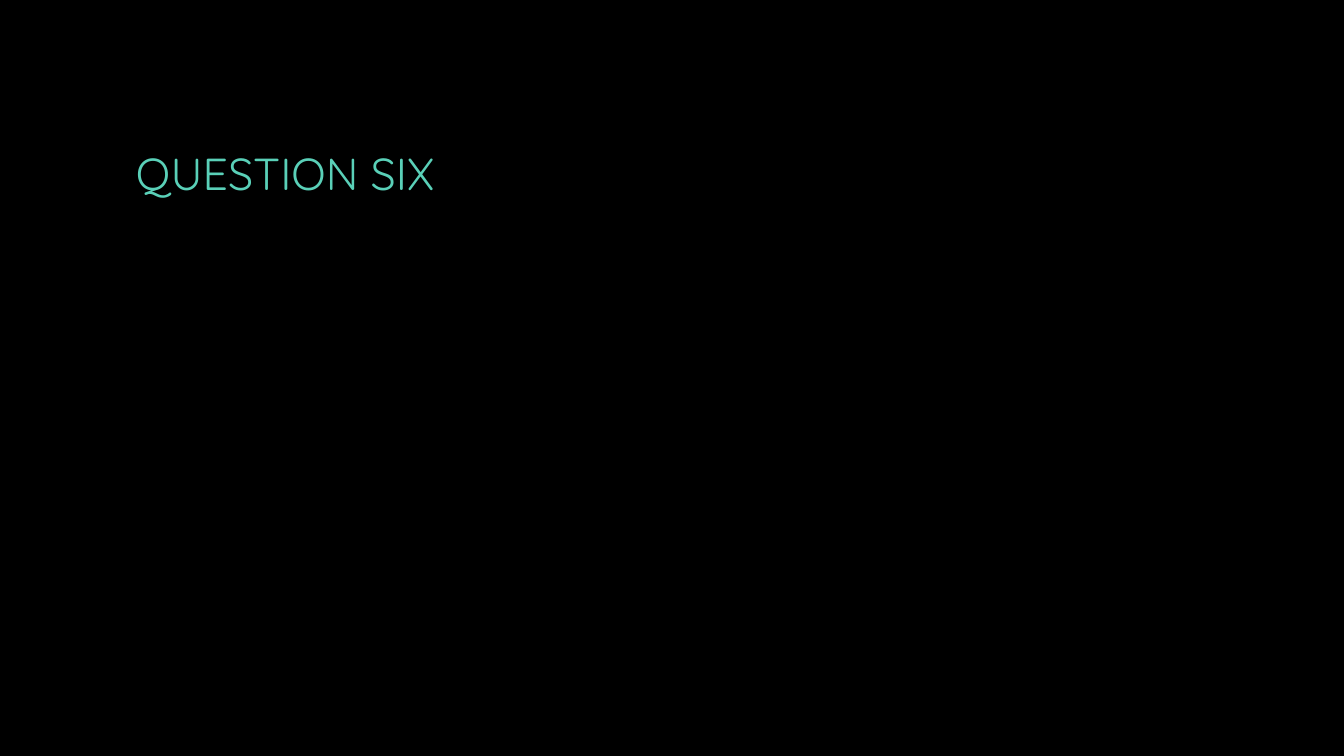
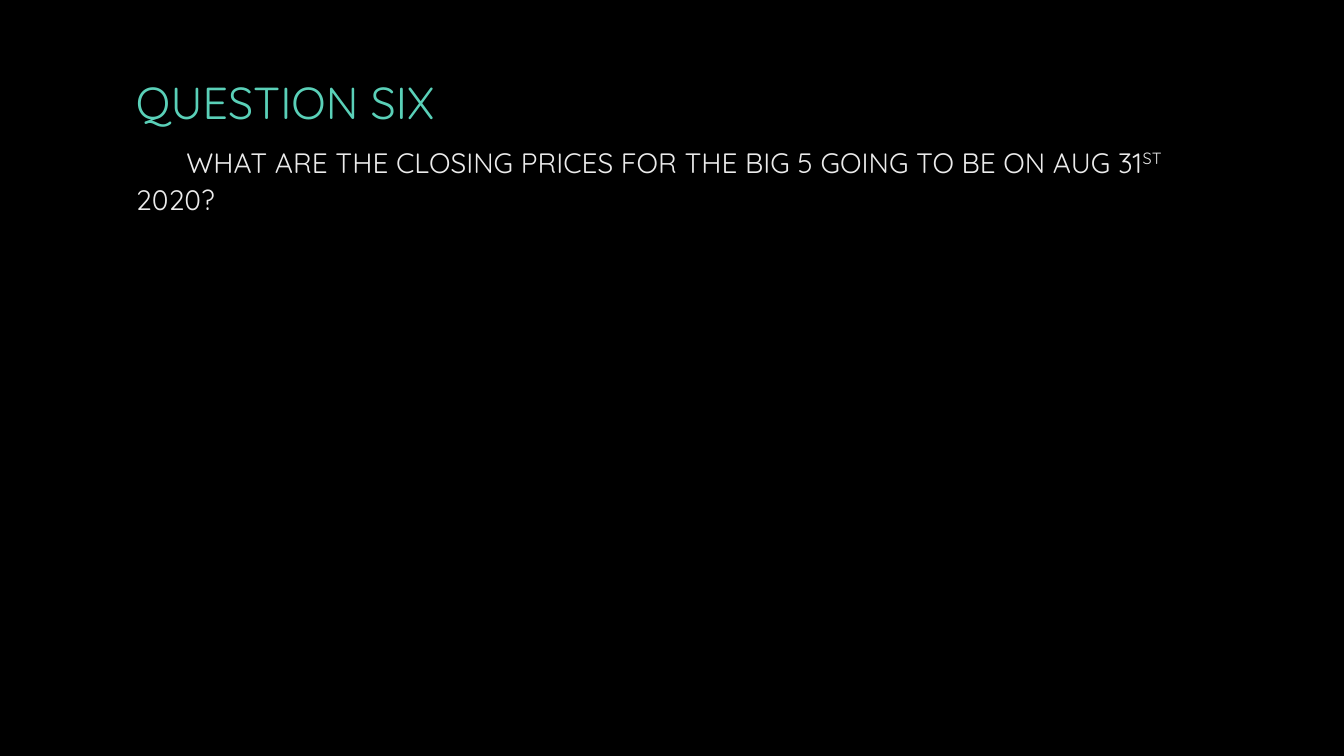
Before and after one commit to Scooters1206/Project-One, a slide deck: slide 10 of Working Files/Project1_Presentation.pptx. Drawn at 1344x756 pixels with LibreOffice and Linux fonts; fonts in the diff are those of the drawing; background and template pictures are left out. Boxes give left, top, right and bottom in pixels: in the first picture for what was removed or moved away, otherwise in the second. Text is boxed around its words. In the diff, an @@ line names an element or a change of style, - is before the commit and + after.

```diff
--- a/Working Files/Project1_Presentation.pptx
+++ b/Working Files/Project1_Presentation.pptx
@@ title at bbox=[136, 87, 1110, 211]: text changed; size 32 to 20 pt; text colour #5AD0B8 to #EBEBEB @@
-QUESTION SIX
+QUESTION SIX
+WHAT ARE THE CLOSING PRICES FOR THE BIG 5 GOING TO BE ON AUG 31ST 2020?
```
Also in this commit, not shown: 6 other slides changed, 3 other files.
